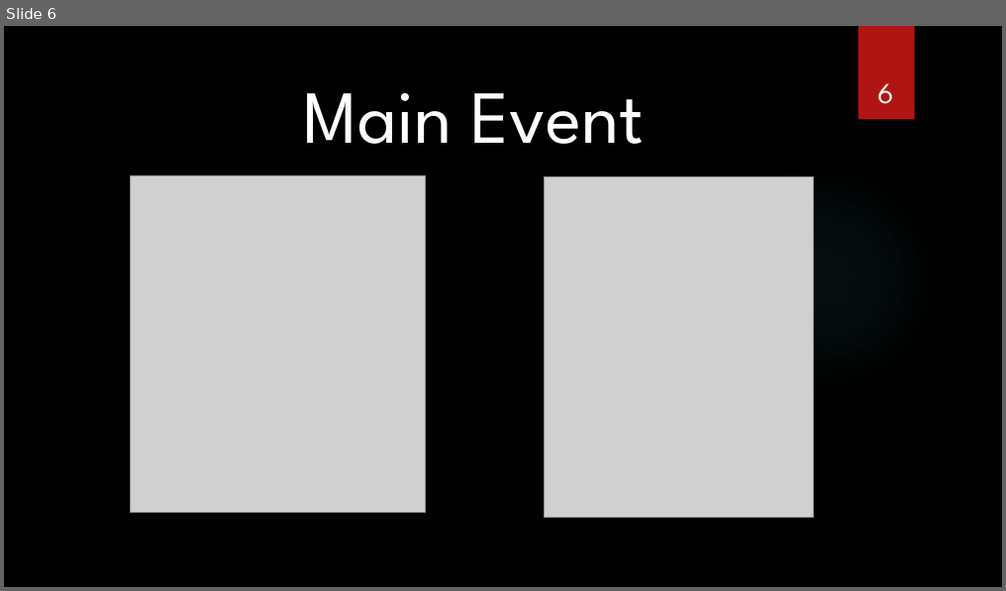
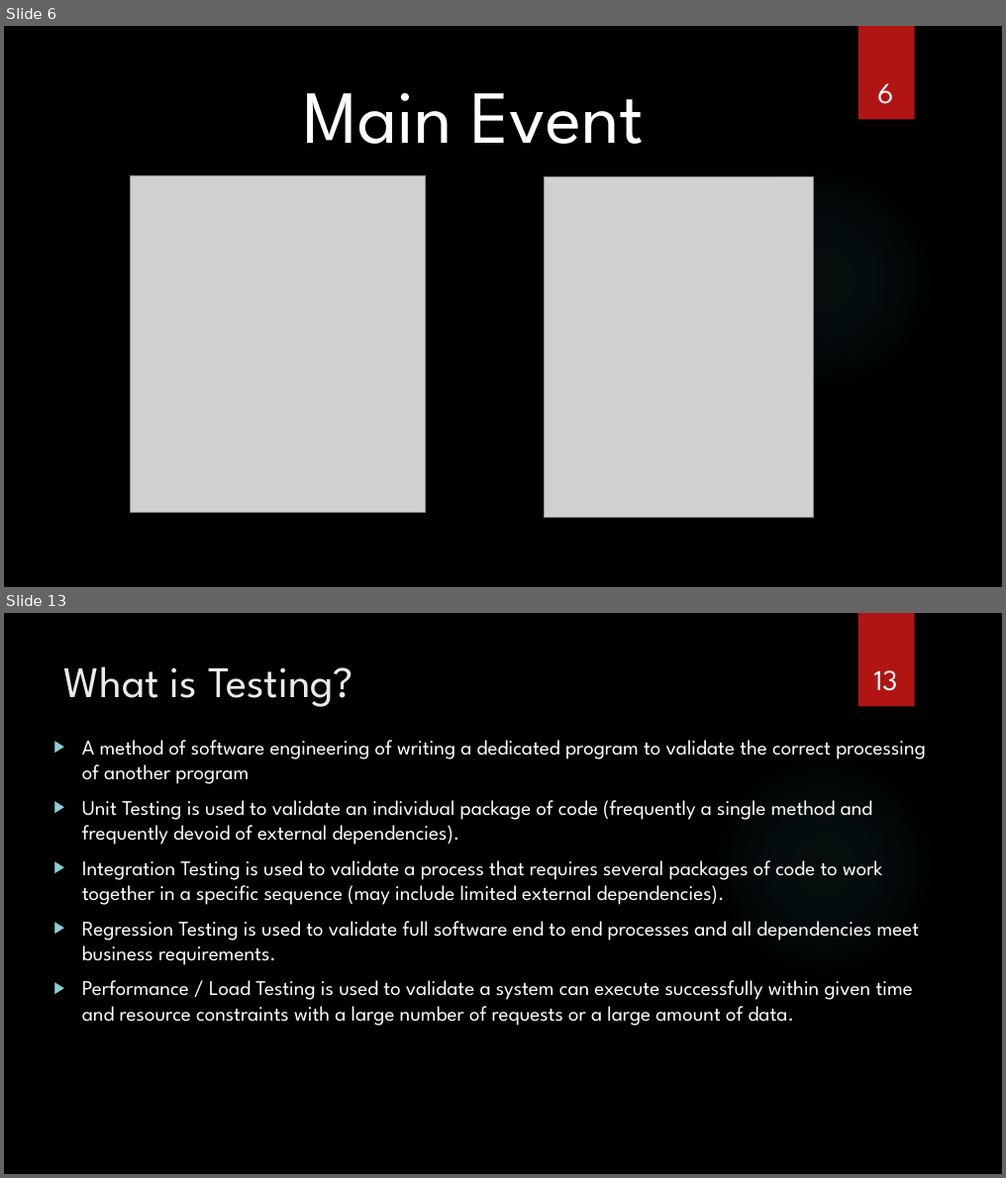
Before and after one commit to jbalman/SoftwareChange, a slide deck: Using DI and IOC - Mocking and Testing/Using DI and IOC - Mocking and Testing.pptx. Shown one above the other, each under a label of ours: slide 6 before the commit, slides 6 and 13 after it; the slides between them are not shown. The pictures are 1006x591 and 1006x1178 pixels, drawn with LibreOffice and Linux fonts; fonts in the diff are those of the drawing; grey boxes stand for pictures; background and template pictures are left out. Boxes give left, top, right and bottom in pixels: in the first picture for what was removed or moved away, otherwise in the second. Text is boxed around its words. In the diff, an @@ line names an element or a change of style, - is before the commit and + after.

```diff
--- a/Using DI and IOC - Mocking and Testing/Using DI and IOC - Mocking and Testing.pptx
+++ b/Using DI and IOC - Mocking and Testing/Using DI and IOC - Mocking and Testing.pptx
@@ slide 13 added at [4,613,1002,1174], background picture (left out); not listed: 2 template elements that a slide beside it also shows @@
@@ title added at [64,666,353,707], 42 pt, text #EBEBEB @@
+What is Testing?
@@ page number added at [874,670,898,691], 28 pt, text #FFFFFF @@
+13
@@ text added at [82,740,926,1026], 20 pt, text #FFFFFF @@
+▶ A method of software engineering of writing a dedicated program to validate the correct processing of another program
+▶ Unit Testing is used to validate an individual package of code (frequently a single method and frequently devoid of external dependencies).
+▶ Integration Testing is used to validate a process that requires several packages of code to work together in a specific sequence (may include limited external dependencies).
+▶ Regression Testing is used to validate full software end to end processes and all dependencies meet business requirements.
+▶ Performance / Load Testing is used to validate a system can execute successfully within given time and resource constraints with a large number of requests or a large amount of data.
```
Also in this commit, not shown: 5 slides changed, 10 other slides added, 2 slides removed.
